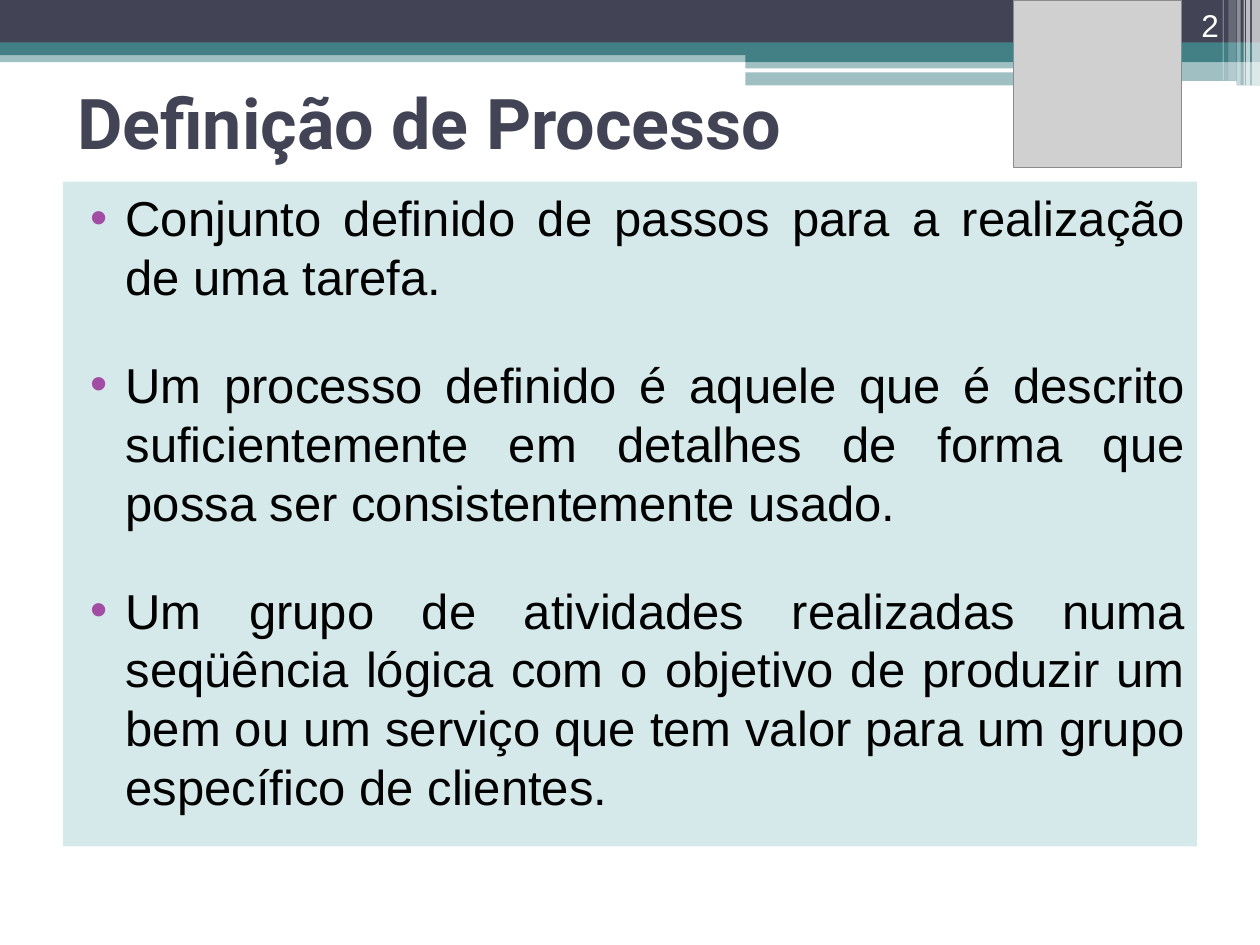
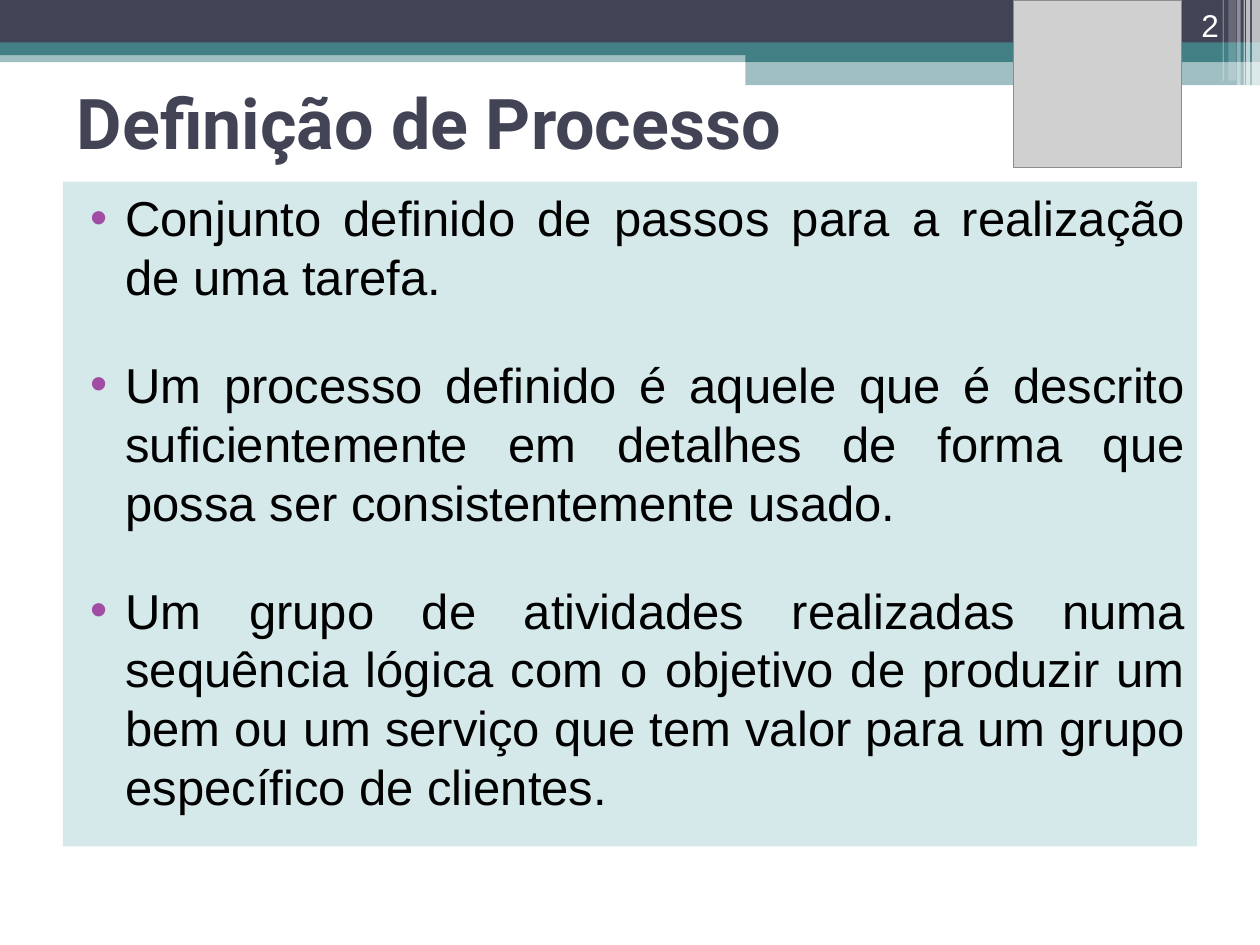
Before and after one commit to douglasbolis/ifes_bsi, a slide deck: slide 2 of 3_periodo/tgs/material/TGS_Parte_II_Gestao_de_Processos.ppt. Drawn at 1260x945 pixels with LibreOffice and Linux fonts; fonts in the diff are those of the drawing; grey boxes stand for pictures. Boxes give left, top, right and bottom in pixels: in the first picture for what was removed or moved away, otherwise in the second. Text is boxed around its words. In the diff, an @@ line names an element or a change of style, - is before the commit and + after.

```diff
--- a/3_periodo/tgs/material/TGS_Parte_II_Gestao_de_Processos.ppt
+++ b/3_periodo/tgs/material/TGS_Parte_II_Gestao_de_Processos.ppt
@@ rounded rectangle removed at (745, 68, 1167, 72) @@
@@ rounded rectangle removed at (1016, 81, 1236, 86) @@
@@ text in rectangle at (125, 593, 1185, 815): text changed @@
-• Um grupo de atividades realizadas numa seqüência lógica com o objetivo de produzir um bem ou um serviço que tem valor para um grupo específico de clientes.
+• Um grupo de atividades realizadas numa sequência lógica com o objetivo de produzir um bem ou um serviço que tem valor para um grupo específico de clientes.
```
Also in this commit, not shown: 56 other slides changed, 2 other files.
